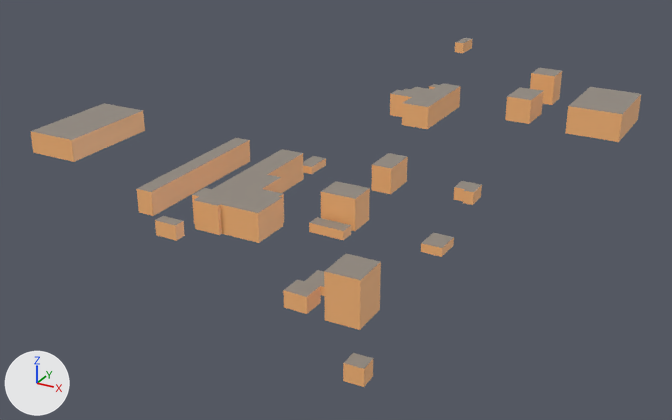
The glTF model metal_throne/assets/models/fire_dept_01/00.glb as it was, and as the next commit left it.
Camera for both pictures: a camera (50 mm lens) standing at (214.0, -506.0, 185.0) and looking at (-35.0, -54.0, -41.0). The axes (+X, +Y, +Z) are drawn at lower left. The lights are the same throughout. Where no turn or scale is listed for an object, it has been applied to the vertices.

Before the edit, the objects in view are built like this:
```python
ob_element = bpy.data.objects.new('element', me_element)
ob_element.location = (77.3, 81.7, 0.0)
ob_element_001 = bpy.data.objects.new('element.001', me_element_001)
ob_element_001.location = (52.4, 86.3, 0.0)
ob_element_002 = bpy.data.objects.new('element.002', me_element_002)
ob_element_002.location = (51.7, 40.4, 0.0)
ob_element_003 = bpy.data.objects.new('element.003', me_element_003)
ob_element_003.location = (-58.6, 188.0, 0.0)
ob_element_004 = bpy.data.objects.new('element.004', me_element_004)
ob_element_004.location = (-181.8, -147.4, 0.0)
ob_element_005 = bpy.data.objects.new('element.005', me_element_005)
ob_element_005.location = (-49.0, -201.5, 0.0)
ob_element_006 = bpy.data.objects.new('element.006', me_element_006)
ob_element_006.location = (38.8, -214.7, 0.0)
ob_element_007 = bpy.data.objects.new('element.007', me_element_007)
ob_element_007.location = (30.1, -138.2, 0.0)
ob_element_012 = bpy.data.objects.new('element.012', me_element_012)
ob_element_012.location = (-24.5, -108.1, 0.0)
# also in view: 'element.008' at (-69.0, -142.0, 6.0); 'element.018' at (66.0, -223.0, 11.0); 'element.010' at (20.0, -94.0, 7.0); 'element.016' at (-16.0, 26.0, 7.0); 'element.011' at (88.0, -261.0, 4.0)
```
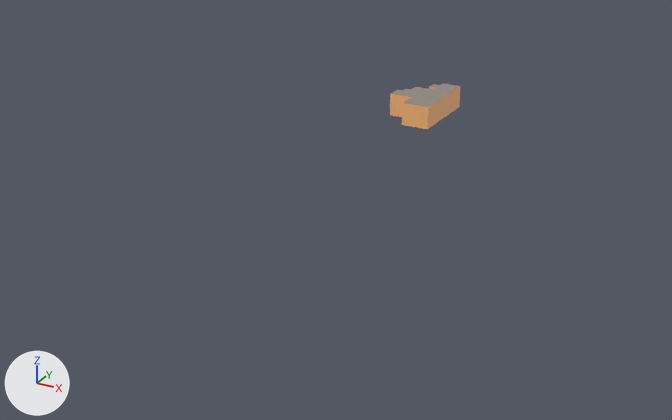
The edits, one by one:
Object 'element' (ob_element) is deleted.
Object 'element.001' (ob_element_001) is deleted.
Object 'element.002' (ob_element_002) is deleted.
Object 'element.003' (ob_element_003) is deleted.
Object 'element.004' (ob_element_004) is deleted.
Object 'element.005' (ob_element_005) is deleted.
Object 'element.006' (ob_element_006) is deleted.
Object 'element.007' (ob_element_007) is deleted.
Object 'element.008' (ob_element_008) is deleted.
Object 'element.009' (ob_element_009) is deleted.
Object 'element.010' (ob_element_010) is deleted.
Object 'element.011' (ob_element_011) is deleted.
Object 'element.012' (ob_element_012) is deleted.
Object 'element.013' (ob_element_013) is deleted.
Object 'element.014' (ob_element_014) is deleted.
Object 'element.015' (ob_element_015) is deleted.
Object 'element.017' (ob_element_017) is deleted.
Object 'element.018' (ob_element_018) is deleted.

Location of each change, [x1, y1, x2, y2] in pixels of the pictures (672 x 420 px):
'element.012', deleted
    before: [192, 149, 304, 243]
'element.004', deleted
    before: [31, 103, 145, 162]
'element.008', deleted
    before: [137, 138, 250, 216]
'element.018', deleted (orange)
    before: [324, 254, 381, 330]
'element', deleted
    before: [565, 87, 641, 142]
'element.007', deleted (orange)
    before: [321, 181, 370, 231]
'element.010', deleted (orange)
    before: [371, 153, 408, 194]
'element.002', deleted (orange)
    before: [505, 87, 544, 124]
'element.013', deleted
    before: [283, 279, 321, 314]
'element.001', deleted (orange)
    before: [530, 68, 562, 105]
'element.011', deleted
    before: [343, 353, 373, 387]
'element.014', deleted (orange)
    before: [309, 217, 351, 240]
'element.005', deleted (orange)
    before: [155, 216, 185, 241]
'element.017', deleted
    before: [421, 233, 454, 257]
'element.015', deleted
    before: [454, 181, 482, 205]
'element.009', deleted
    before: [303, 156, 326, 174]
'element.006', deleted
    before: [305, 270, 324, 296]
'element.003', deleted
    before: [455, 38, 473, 53]
